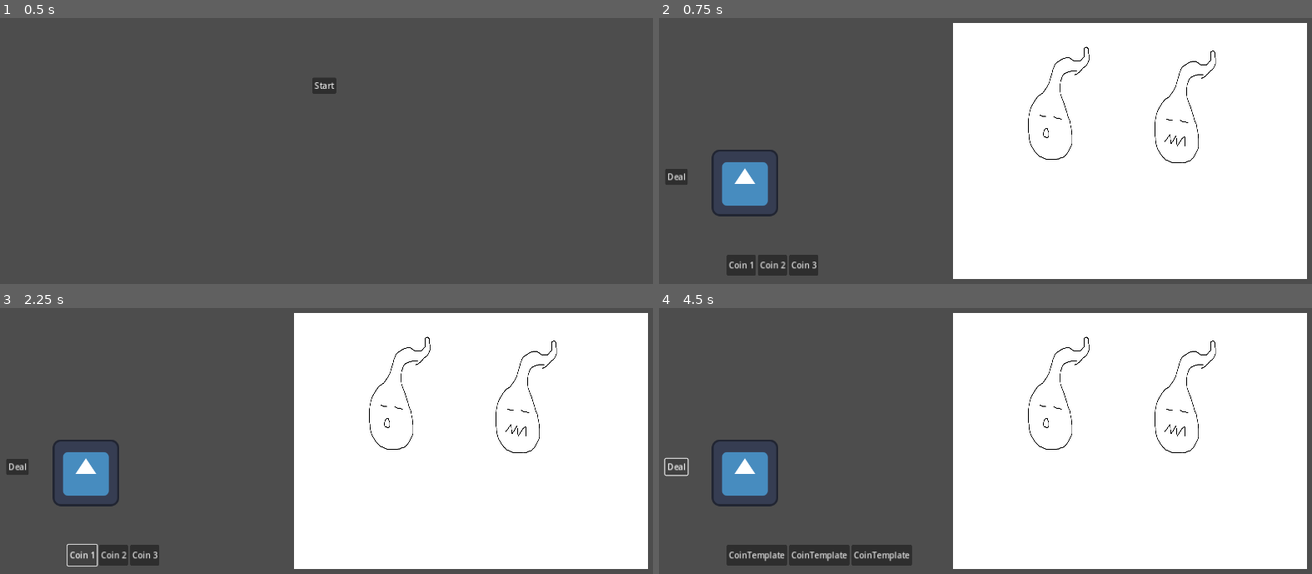
Above: before the commit, frames 1-4 (two rows, left to right).
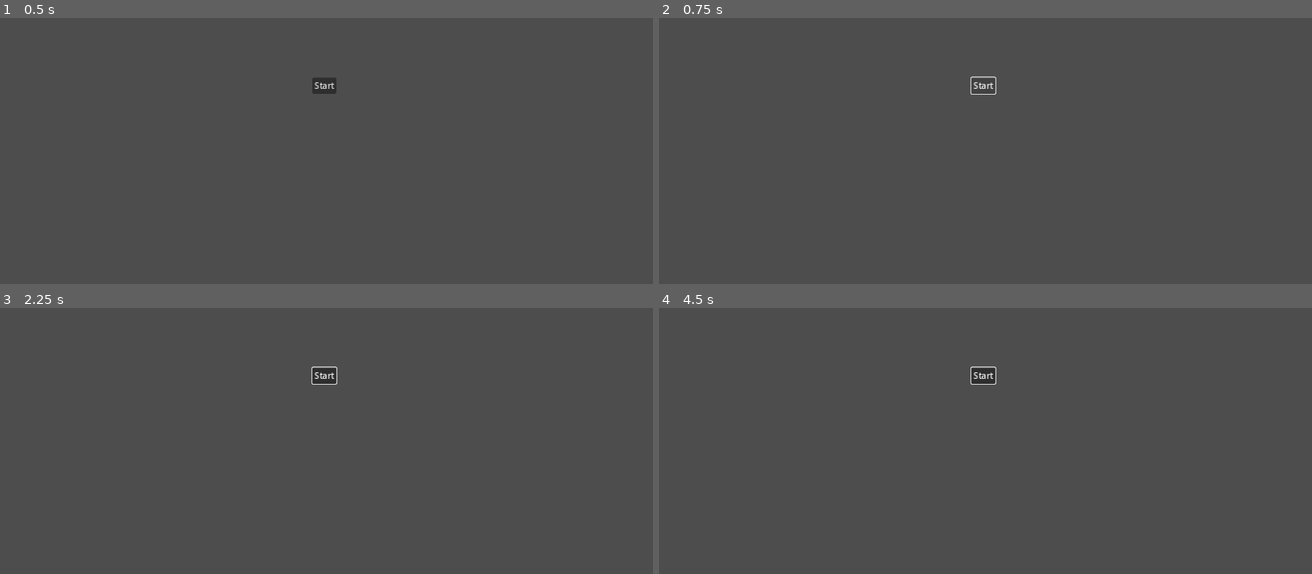
Above: after the commit, the same moments.

Repository: bonsaipropaganda/mini-jam-139
Game: Godot game, scene res://scenes/UI/main_menu.tscn
Same seed, same stepped clock (60 frames per second), same inputs: the game is played once before the commit and once after it. The engine's default icon, where the game draws it, is replaced by a stand-in: a white triangle on a blue panel in a dark square.
Inputs (mouse positions are in pixels of both pictures, inside the frame that each line leads up to):
- Up to frame 1 (0.5 s): no input
- Up to frame 2 (0.75 s): click "Start" at 0.5 s
- Up to frame 3 (2.25 s): click (326, 374) at 1.25 s, where only the run after the commit has a clickable "Start"; click (84, 555) at 2 s, where only the run before the commit has a clickable "Coin 1"
- Up to frame 4 (4.5 s): click (770, 555) at 2.75 s, where only the run before the commit has a clickable "Coin 2"; click (802, 555) at 3.5 s, where only the run before the commit has a clickable "Coin 3"; click (678, 467) at 4.25 s, where only the run before the commit has a clickable "Deal"

Frame 1 is identical in both runs. In frame 2, 55% of the frame differs, in the area x 1-100%, y 1-99%; in frame 3, 55%; in frame 4, 56%, in the area x 0-100%, y 1-99%.

Commit message:
Map and Enemies
Enemies and Map placeholders added. Horrible code ahead.

Diff:
--- /dev/null
+++ b/code/BaseEnemyStats.gd
@@ -0,0 +1,7 @@
+class_name EnemyStats
+extends Resource
+
+@export var EnemyName: String = "Enemy"
+@export var texture: Texture = null
+@export var health: int = 30
+@export var damage: int = 20
--- /dev/null
+++ b/code/Gnome.gd
@@ -0,0 +1,4 @@
+extends TextureRect
+
+@onready var health_component = $HealthComponent
+@export var enemy : EnemyStats = preload("res://Gnome.tres")
--- /dev/null
+++ b/code/Map.gd
@@ -0,0 +1,15 @@
+extends Control
+
+
+
+
+func _on_left_path_pressed():
+	get_tree().change_scene_to_file("res://scenes/main.tscn")
+
+
+func _on_middle_path_pressed():
+	get_tree().change_scene_to_file("res://gnome.tscn")
+
+
+func _on_right_path_pressed():
+	pass # Replace with function body.
--- a/code/main_menu.gd
+++ b/code/main_menu.gd
@@ -8,4 +8,4 @@
 
 
 func _on_start_button_pressed() -> void:
-	get_tree().change_scene_to_file("res://scenes/main.tscn")
+	get_tree().change_scene_to_file("res://Map.tscn")
--- a/code/player.gd
+++ b/code/player.gd
@@ -1,12 +1,13 @@
 extends CharacterBody2D
 
 # node refs
+@onready var health_component = $HealthComponent
 @onready var coins_hbox = $"../CanvasLayer/UI/CoinsHBox"
 @onready var deck_component = $DeckComponent
 
 var current_hand = []
 
-@export var opponent: Node2D:
+@export var opponent: TextureRect:
 	# if the opponent changes update the deck's opponent variable
 	set(new_value):
 		opponent = new_value
--- /dev/null
+++ b/custom res/Gnome.tres
@@ -0,0 +1,9 @@
+[gd_resource type="Resource" script_class="EnemyStats" load_steps=2 format=3 uid="uid://bxx46bwq0hdpw"]
+
+[ext_resource type="Script" path="res://BaseEnemyStats.gd" id="1_pcasf"]
+
+[resource]
+script = ExtResource("1_pcasf")
+EnemyName = "Enemy"
+health = 30
+damage = 20
--- a/project.godot
+++ b/project.godot
@@ -12,7 +12,7 @@
 
 config/name="Mini-jam-139"
 run/main_scene="res://scenes/UI/main_menu.tscn"
-config/features=PackedStringArray("4.1", "GL Compatibility")
+config/features=PackedStringArray("4.0", "GL Compatibility")
 config/icon="res://art/icon.svg"
 
 [autoload]
--- /dev/null
+++ b/scenes/gnome.tscn
@@ -0,0 +1,13 @@
+[gd_scene load_steps=3 format=3 uid="uid://mxy72e005iy0"]
+
+[ext_resource type="Script" path="res://Gnome.gd" id="1_nh6s6"]
+[ext_resource type="Texture2D" uid="uid://boh6aoa6106jg" path="res://art/Enemies/Gnome_with_hands.png" id="1_wsi7r"]
+
+[node name="Gnome" type="TextureRect"]
+anchors_preset = 15
+anchor_right = 1.0
+anchor_bottom = 1.0
+grow_horizontal = 2
+grow_vertical = 2
+texture = ExtResource("1_wsi7r")
+script = ExtResource("1_nh6s6")
--- a/scenes/main.tscn
+++ b/scenes/main.tscn
@@ -1,16 +1,18 @@
-[gd_scene load_steps=6 format=3 uid="uid://iejmmnbiii2j"]
+[gd_scene load_steps=5 format=3 uid="uid://iejmmnbiii2j"]
 
 [ext_resource type="PackedScene" uid="uid://b02po41vs2fo2" path="res://scenes/player.tscn" id="1_rlfoc"]
 [ext_resource type="Script" path="res://code/UI/coins_hbox.gd" id="2_6e1k6"]
-[ext_resource type="Texture2D" uid="uid://b6tdgmy4ofyoc" path="res://art/Enemies/Willo.png" id="2_bh4ci"]
 [ext_resource type="PackedScene" uid="uid://t0c7cg537fse" path="res://scenes/health_component.tscn" id="3_7of3u"]
-[ext_resource type="Script" path="res://code/enemy_placeholder.gd" id="4_tpqmt"]
+[ext_resource type="PackedScene" uid="uid://mxy72e005iy0" path="res://gnome.tscn" id="6_ctnl4"]
 
 [node name="Main" type="Node2D"]
 
 [node name="Player" parent="." node_paths=PackedStringArray("opponent") instance=ExtResource("1_rlfoc")]
 position = Vector2(181, 494)
-opponent = NodePath("../EnemyPlaceholder")
+opponent = NodePath("../Gnome")
+
+[node name="HealthComponent2" parent="Player" instance=ExtResource("3_7of3u")]
+starting_health = 20
 
 [node name="CanvasLayer" type="CanvasLayer" parent="."]
 
@@ -50,14 +52,14 @@
 offset_bottom = 498.0
 text = "Deal"
 
-[node name="EnemyPlaceholder" type="Sprite2D" parent="."]
-position = Vector2(921, 433)
-scale = Vector2(0.382778, 0.579275)
-texture = ExtResource("2_bh4ci")
-script = ExtResource("4_tpqmt")
+[node name="Gnome" parent="." instance=ExtResource("6_ctnl4")]
+offset_left = 540.0
+offset_top = 269.0
+offset_right = 540.0
+offset_bottom = 269.0
 
-[node name="HealthComponent" parent="EnemyPlaceholder" instance=ExtResource("3_7of3u")]
-starting_health = 10
+[node name="HealthComponent" parent="Gnome" instance=ExtResource("3_7of3u")]
+starting_health = 15
 
 [connection signal="pressed" from="CanvasLayer/UI/CoinsHBox/Coin1Button" to="Player" method="_on_coin_1_button_pressed"]
 [connection signal="pressed" from="CanvasLayer/UI/CoinsHBox/Coin2Button" to="Player" method="_on_coin_2_button_pressed"]
Binary file added: art/Map Placeholder.png
Not shown, added: art/Map Placeholder.png.import
